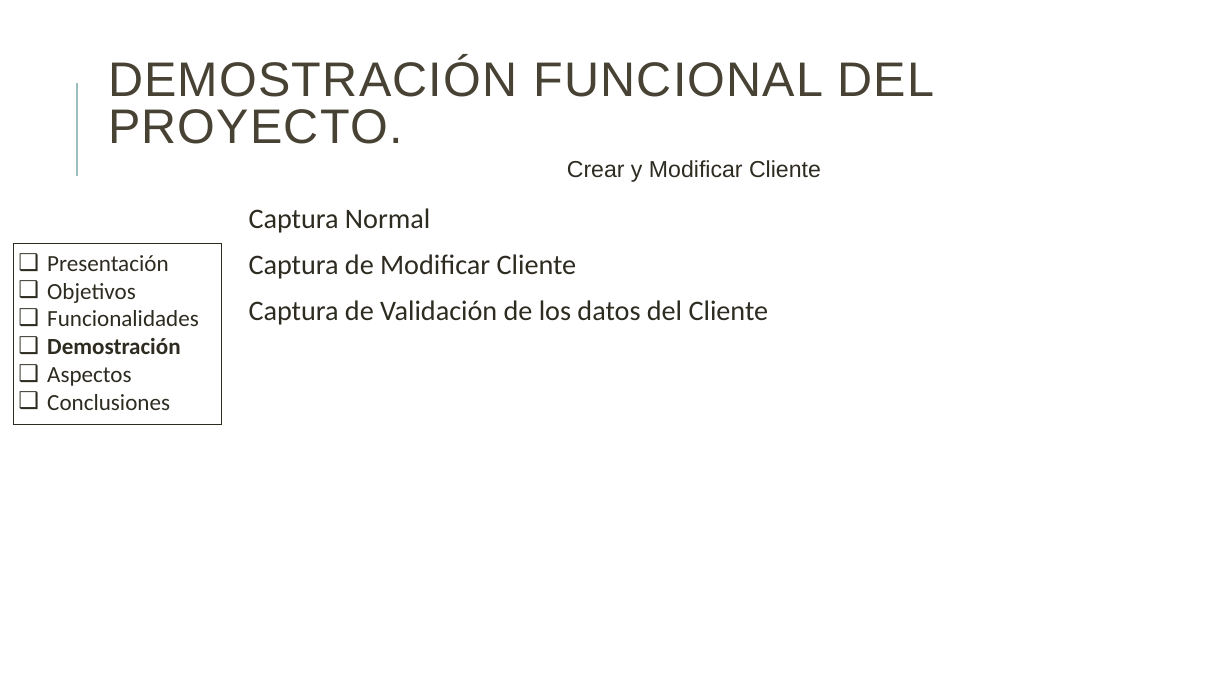
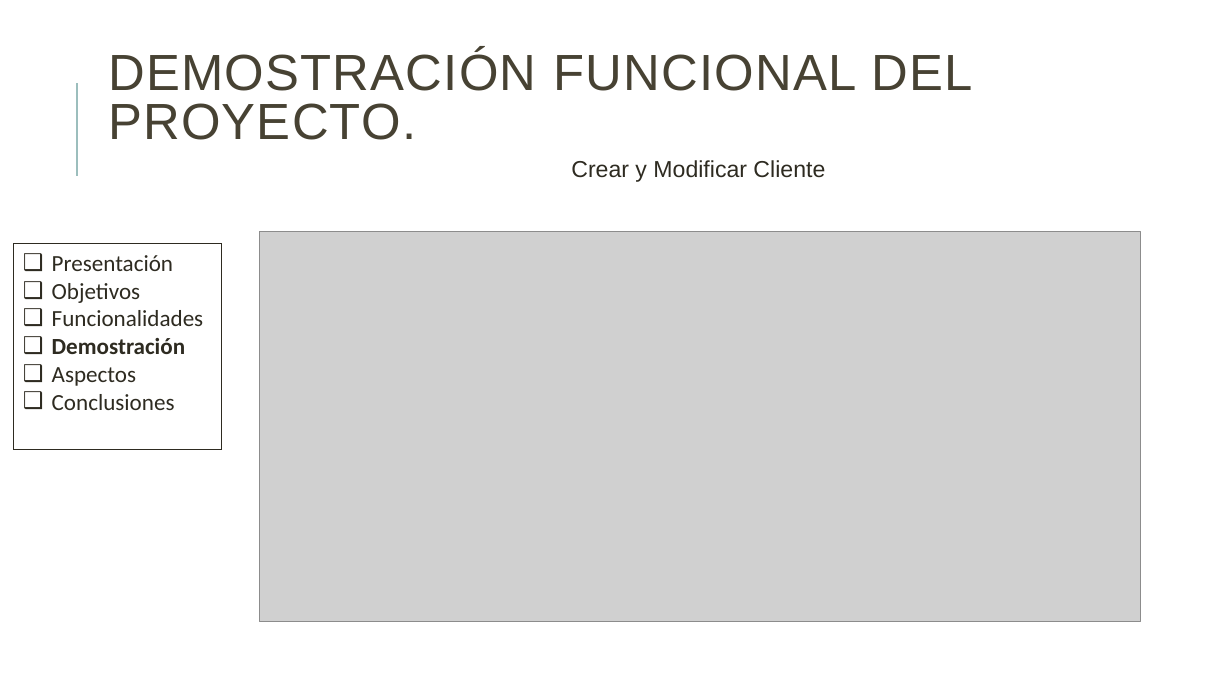
Before and after one commit to danielallhoff/M17-G4-AirDSS, a slide deck: slide 12 of AIRDSS.pptx (slide 8 before the commit). Drawn at 1232x693 pixels with LibreOffice and Linux fonts; fonts in the diff are those of the drawing; grey boxes stand for pictures. Boxes give left, top, right and bottom in pixels: in the first picture for what was removed or moved away, otherwise in the second. Text is boxed around its words. In the diff, an @@ line names an element or a change of style, - is before the commit and + after.

Commit message:
Añadido cliente y aspectos

```diff
--- a/AIRDSS.pptx
+++ b/AIRDSS.pptx
@@ title "DEMOSTRACIÓN FUNCIONAL DEL PROYECTO." at <box>108,50,972,140</box>: size 37.8 to 39.6 pt @@
@@ text "Crear y Modificar Cliente": place and size @@
-text "Crear y Modificar Cliente" at <box>567,160,821,182</box>
+text "Crear y Modificar Cliente" at <box>571,160,825,182</box>
@@ text removed at <box>249,208,769,325</box> @@
-  Captura Normal
-  Captura de Modificar Cliente
-  Captura de Validación de los datos del Cliente
@@ picture added at <box>259,232,1141,622</box> @@
@@ rectangle "Presentación": place and size @@
-rectangle "Presentación" at <box>14,244,222,425</box>
+rectangle "Presentación" at <box>14,244,222,449</box>
```
Also in this commit, not shown: 1 other slide changed, 6 slides added.
